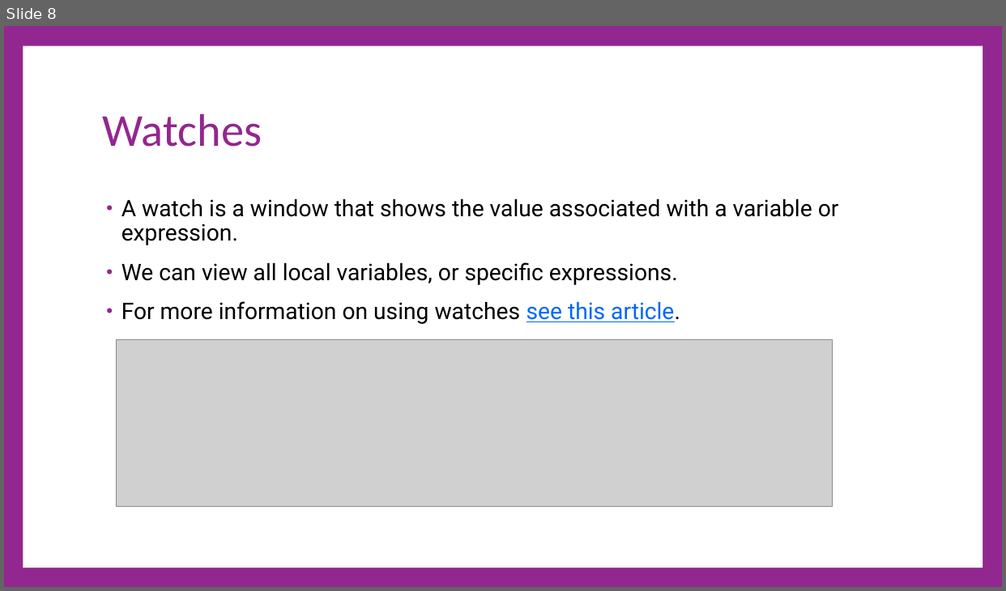
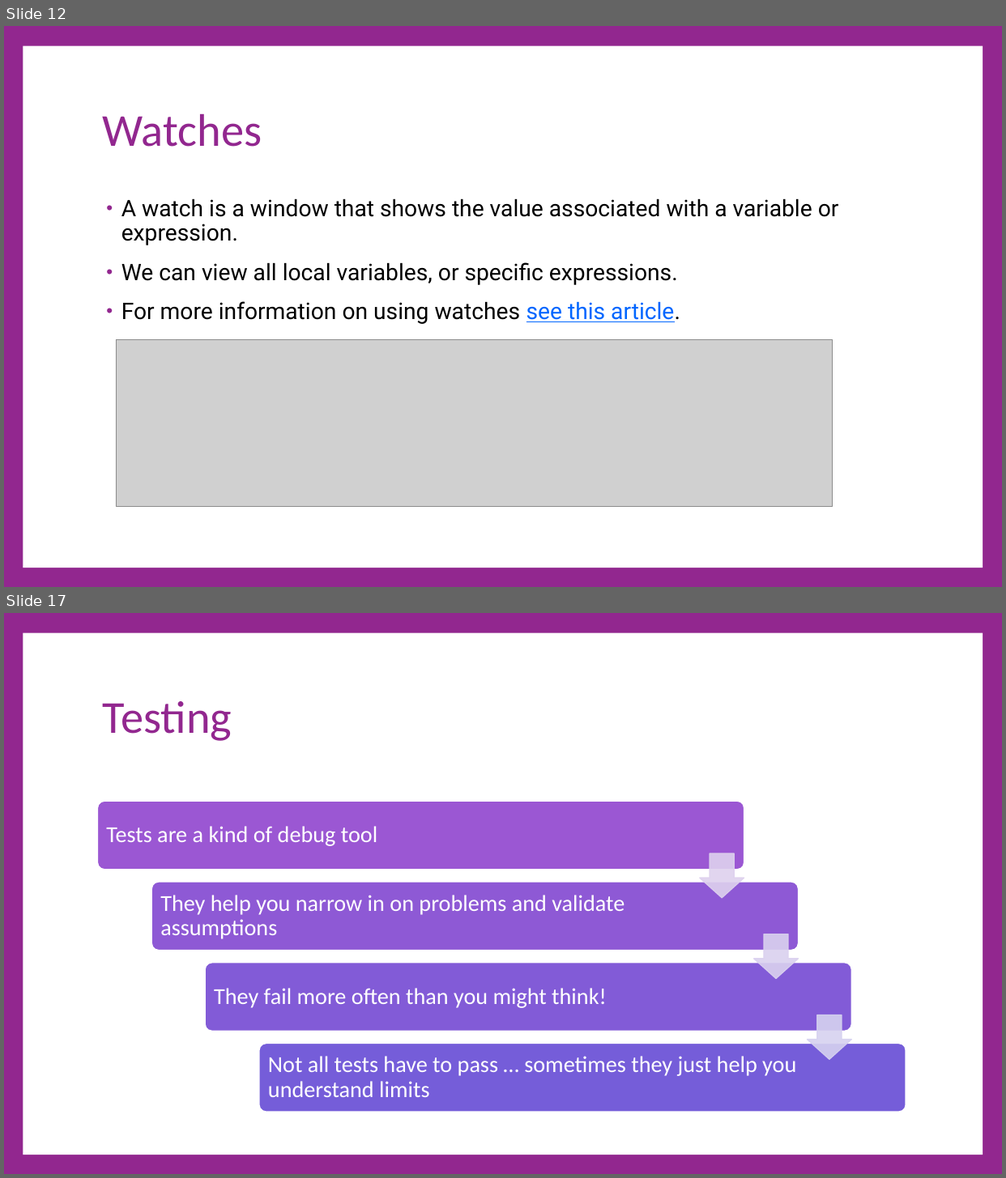
Before and after one commit to cdiggins/cs321, a slide deck: class-notes/cs321-winter-2023-lecture-6-debugging.pptx. Shown one above the other, each under a label of ours: slide 8 before the commit, slides 12 and 17 after it; the slides between them are not shown. The pictures are 1006x591 and 1006x1178 pixels, drawn with LibreOffice and Linux fonts; fonts in the diff are those of the drawing; grey boxes stand for pictures. Boxes give left, top, right and bottom in pixels: in the first picture for what was removed or moved away, otherwise in the second. Text is boxed around its words. In the diff, an @@ line names an element or a change of style, - is before the commit and + after.

```diff
--- a/class-notes/cs321-winter-2023-lecture-6-debugging.pptx
+++ b/class-notes/cs321-winter-2023-lecture-6-debugging.pptx
@@ slide 17 added at [4, 613, 1002, 1174], background #92278F; not listed: 1 template element that a slide beside it also shows @@
@@ title added at [103, 701, 232, 741], 66 pt, text #92278F @@
+Testing
@@ group added at [98, 801, 906, 1112]: 4 rounded rectangles, 4 texts, 3 down arrows @@
+Tests are a kind of debug tool
+They help you narrow in on problems and validate assumptions
+They fail more often than you might think!
+Not all tests have to pass … sometimes they just help you understand limits
@@ what was slide 8 is now slide 12 @@
```
Also in this commit, not shown: 6 slides changed, 10 other slides added, 16 other files.
